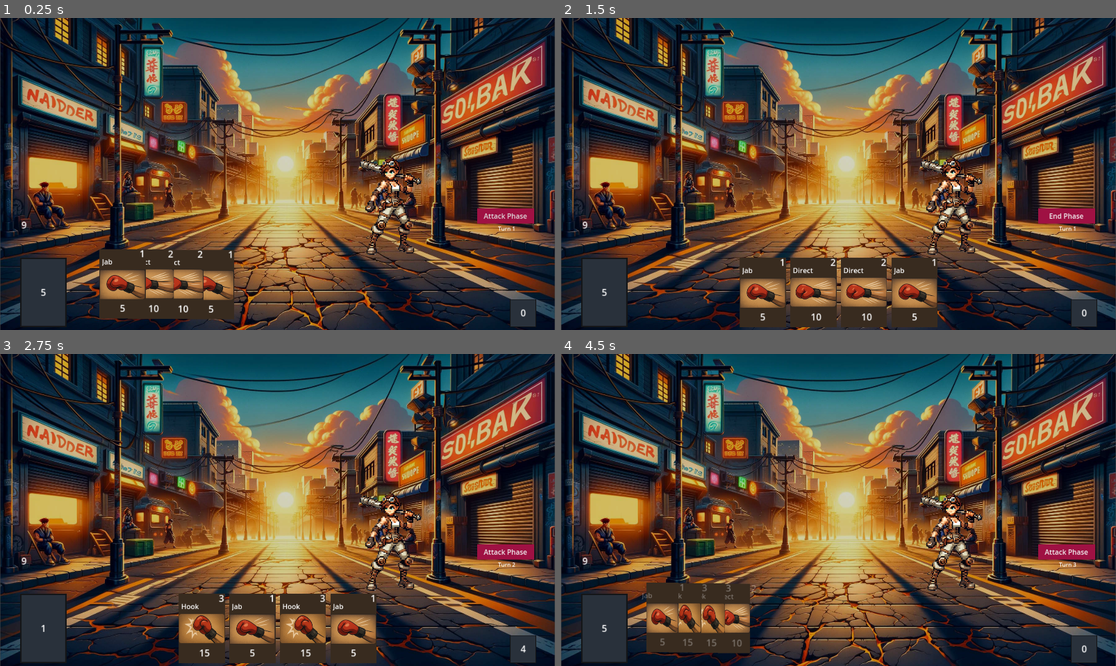
Above: before the commit, frames 1-4 (two rows, left to right).
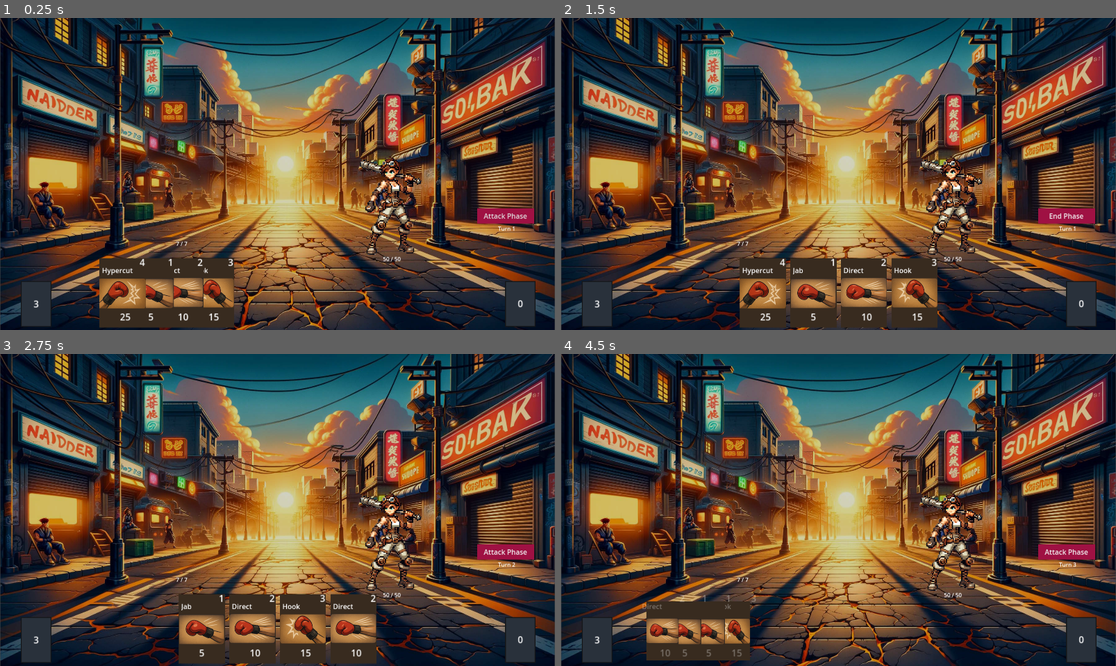
Above: after the commit, the same moments.

Repository: MrRYC/Projet_DF
Game: Godot game, scene res://main.tscn
Same seed, same stepped clock (60 frames per second), same inputs: the game is played once before the commit and once after it.
Inputs:
- Up to frame 1 (0.25 s): no input
- Up to frame 2 (1.5 s): click "Attack Phase" at 0.5 s; click "Defensive Phase" at 1.25 s
- Up to frame 3 (2.75 s): click "End Phase" at 2 s
- Up to frame 4 (4.5 s): click "Attack Phase" at 2.75 s; click "Defensive Phase" at 3.5 s; click "End Phase" at 4.25 s

The runs differ from the first frame. In frame 1, 5.0% of the frame differs, in the area x 3-97%, y 65-100%; in frame 2, 2.7%; in frame 3, 2.6%; in frame 4, 4.6%.

Commit message:
initiate

Diff:
--- a/Scenes/Card.tscn
+++ b/Scenes/Card.tscn
@@ -9,6 +9,7 @@
 
 [sub_resource type="Animation" id="Animation_if2w2"]
 length = 0.001
+step = 0.1
 tracks/0/type = "value"
 tracks/0/imported = false
 tracks/0/enabled = true
@@ -92,6 +93,30 @@
 "transitions": PackedFloat32Array(1),
 "update": 0,
 "values": [Vector2(0.1, 1)]
+}
+tracks/7/type = "value"
+tracks/7/imported = false
+tracks/7/enabled = true
+tracks/7/path = NodePath("CardBackImage:position")
+tracks/7/interp = 1
+tracks/7/loop_wrap = true
+tracks/7/keys = {
+"times": PackedFloat32Array(0),
+"transitions": PackedFloat32Array(1),
+"update": 0,
+"values": [Vector2(0, 54)]
+}
+tracks/8/type = "value"
+tracks/8/imported = false
+tracks/8/enabled = true
+tracks/8/path = NodePath("CardFrontImage:position")
+tracks/8/interp = 1
+tracks/8/loop_wrap = true
+tracks/8/keys = {
+"times": PackedFloat32Array(0),
+"transitions": PackedFloat32Array(1),
+"update": 0,
+"values": [Vector2(0, 55)]
 }
 
 [sub_resource type="Animation" id="Animation_smd1n"]
@@ -143,7 +168,7 @@
 "times": PackedFloat32Array(0, 0.1, 0.2),
 "transitions": PackedFloat32Array(1, 1, 1),
 "update": 0,
-"values": [Vector2(1, 1), Vector2(0.1, 1), Vector2(1, 1)]
+"values": [Vector2(0.1, 0.55), Vector2(0.1, 0.55), Vector2(1, 1)]
 }
 tracks/4/type = "value"
 tracks/4/imported = false
@@ -176,10 +201,34 @@
 tracks/6/interp = 1
 tracks/6/loop_wrap = true
 tracks/6/keys = {
-"times": PackedFloat32Array(0.1, 0.2),
-"transitions": PackedFloat32Array(1, 1),
-"update": 0,
-"values": [Vector2(0.1, 1), Vector2(1, 1)]
+"times": PackedFloat32Array(0, 0.1, 0.2),
+"transitions": PackedFloat32Array(1, 1, 1),
+"update": 0,
+"values": [Vector2(0.1, 0.55), Vector2(0.1, 0.55), Vector2(1, 1)]
+}
+tracks/7/type = "value"
+tracks/7/imported = false
+tracks/7/enabled = true
+tracks/7/path = NodePath("CardBackImage:position")
+tracks/7/interp = 1
+tracks/7/loop_wrap = true
+tracks/7/keys = {
+"times": PackedFloat32Array(0, 0.1, 0.2),
+"transitions": PackedFloat32Array(1, 1, 1),
+"update": 0,
+"values": [Vector2(0, 10), Vector2(0, 25), Vector2(0, 1)]
+}
+tracks/8/type = "value"
+tracks/8/imported = false
+tracks/8/enabled = true
+tracks/8/path = NodePath("CardFrontImage:position")
+tracks/8/interp = 1
+tracks/8/loop_wrap = true
+tracks/8/keys = {
+"times": PackedFloat32Array(0, 0.1, 0.2),
+"transitions": PackedFloat32Array(1, 1, 1),
+"update": 0,
+"values": [Vector2(0, 10), Vector2(0, 25), Vector2(0, 1)]
 }
 
 [sub_resource type="AnimationLibrary" id="AnimationLibrary_c5yfh"]
@@ -189,15 +238,17 @@
 }
 
 [node name="Card" type="Node2D"]
-position = Vector2(150, 890)
+position = Vector2(150, 950)
 script = ExtResource("1_0nb81")
 
 [node name="CardFrontImage" type="Sprite2D" parent="."]
 z_index = -1
+position = Vector2(0, 55)
 scale = Vector2(0.1, 1)
 texture = ExtResource("2_yguq7")
 
 [node name="CardBackImage" type="Sprite2D" parent="."]
+position = Vector2(0, 54)
 texture = ExtResource("3_lot17")
 
 [node name="Area2D" type="Area2D" parent="."]
--- /dev/null
+++ b/Scenes/Opponent.tscn
@@ -0,0 +1,32 @@
+[gd_scene load_steps=4 format=3 uid="uid://b3vs7n1efdpym"]
+
+[ext_resource type="Script" path="res://Scripts/Opponent.gd" id="1_kivkk"]
+[ext_resource type="Texture2D" uid="uid://djo4434jycemi" path="res://Assets/Opponents/Opponent_1.png" id="2_fav6y"]
+
+[sub_resource type="CapsuleShape2D" id="CapsuleShape2D_gyqbi"]
+radius = 104.0
+height = 356.0
+
+[node name="Opponent" type="Node2D"]
+position = Vector2(1350, 650)
+script = ExtResource("1_kivkk")
+
+[node name="OpponentArea2D" type="Area2D" parent="." groups=["Opponent"]]
+collision_layer = 2
+collision_mask = 2
+
+[node name="CollisionShape2D" type="CollisionShape2D" parent="OpponentArea2D"]
+position = Vector2(1, 1)
+shape = SubResource("CapsuleShape2D_gyqbi")
+
+[node name="Sprite2D" type="Sprite2D" parent="."]
+scale = Vector2(0.372084, 0.372083)
+texture = ExtResource("2_fav6y")
+
+[node name="OpponentHealthLabel" type="RichTextLabel" parent="."]
+offset_left = -25.0
+offset_top = 170.0
+offset_right = 35.0
+offset_bottom = 196.0
+scale = Vector2(1.2, 1.2)
+text = "x / x"
--- a/Scripts/BattleManager.gd
+++ b/Scripts/BattleManager.gd
@@ -8,11 +8,10 @@
 
 #variables de référence vers un autre Node
 @onready var phase_button_ref = $"../UserInterface/PhaseButton"
-@onready var card_manager_ref = $"../CardManager"
 @onready var player_hand_ref = $"../PlayerHand"
 @onready var deck_pile_ref = $"../DeckPile"
 @onready var discard_pile_ref = $"../DiscardPile"
-@onready var player_health_label_ref = $"../UserInterface/PlayerHealthLabel"
+@onready var combat_zone_ref = $"../CombatZone"
 
 #variables du script
 var is_attack_phase = true
@@ -21,7 +20,8 @@
 var current_phase = "Attack Phase"
 var max_hand_size = START_HAND_SIZE
 var nb_turn = 1
-var player_health = 0
+var player_max_health
+var current_player_health
 
 # Called when the node enters the scene tree for the first time.
 func _ready() -> void:
@@ -30,10 +30,12 @@
 
 	#Player Health equals to all the players cards (deck + hand + discard)
 	count_player_card_in_game()
-	player_health_label_ref.text = str(player_health)
+	player_max_health = current_player_health
+	$"../UserInterface/PlayerHealthLabel".text = str(current_player_health, " / ", player_max_health)
 
 func _on_phase_button_pressed() -> void:
 	if is_attack_phase == true:
+		combat_zone_ref.execute_actions()
 		defensive_phase()
 	elif is_defensive_phase == true:
 		end_phase()
@@ -51,7 +53,7 @@
 	player_hand_ref.discard_hand()
 
 func count_player_card_in_game():
-	player_health = deck_pile_ref.player_deck.size() + player_hand_ref.player_hand.size() + discard_pile_ref.player_discard.size()
+	current_player_health = deck_pile_ref.player_deck.size() + player_hand_ref.player_hand.size() + discard_pile_ref.player_discard.size()
 
 func attack_phase():
 	current_phase = "Attack Phase"
--- a/Scripts/Card.gd
+++ b/Scripts/Card.gd
@@ -7,6 +7,8 @@
 var starting_position #position de départ de la carte utilisée dans la funct update_hand_positions du script PlayerHand
 var card_name
 #var card_type
+var is_in_combat = false
+var target
 
 # Called when the node enters the scene tree for the first time.
 func _ready() -> void:
--- a/Scripts/CardManager.gd
+++ b/Scripts/CardManager.gd
@@ -7,9 +7,8 @@
 
 #variables de référence vers un autre Node
 @onready var player_hand_ref = $"../PlayerHand"
+@onready var combat_zone_ref = $"../CombatZone"
 @onready var input_manager_ref = $"../InputManager"
-@onready var discard_pile_ref = $"../DiscardPile"
-@onready var opponent_ref = $"../Opponent"
 
 #variables du script
 var screen_size
@@ -33,25 +32,34 @@
 func finish_drag():
 	card_being_dragged.scale = Vector2(1.05,1.05)
 
-	#var card_is_played = is_card_played(card_being_dragged)
-	var card_played = is_a_card_played(card_being_dragged)
+	var opponent_targeted = is_a_opponent_targeted(card_being_dragged)
 
-	if card_played:
-		apply_card_effect(card_being_dragged, opponent_ref)
+	if card_being_dragged.is_in_combat:
+		card_being_dragged.is_in_combat = false
+		card_being_dragged.target = null
+		standard_card_resize(card_being_dragged)
+		combat_zone_ref.remove_card_from_combat_zone(card_being_dragged)
+		player_hand_ref.add_card_to_hand(card_being_dragged, DEFAULT_CARD_MOVE_SPEED)
+	elif opponent_targeted:
+		card_being_dragged.target = opponent_targeted
+		card_being_dragged.is_in_combat = true
+		combat_zone_resize(card_being_dragged)
 		player_hand_ref.remove_card_from_hand(card_being_dragged)
-		discard_pile_ref.add_card_to_discard(card_being_dragged)
+		combat_zone_ref.add_card_to_combat_zone(card_being_dragged, DEFAULT_CARD_MOVE_SPEED)
 	else:
 		player_hand_ref.add_card_to_hand(card_being_dragged, DEFAULT_CARD_MOVE_SPEED)
 
 	card_being_dragged = null
 
 func highlight_card(card, hovered):
+	if card.is_in_combat:
+		return
+
 	if hovered:
 		card.scale = Vector2(1.05,1.05)
 		card.z_index = 2
 	else:
-		card.scale = Vector2(1,1)
-		card.z_index = 1
+		standard_card_resize(card)
 
 func is_a_card_selected():
 	var space_state = get_world_2d().direct_space_state
@@ -67,7 +75,7 @@
 		return get_upfront_card(result)
 	return null
 
-func is_a_card_played(card):
+func is_a_opponent_targeted(card):
 	#var play_zone_y = 600 # par exemple si la carte est relâchée assez haut dans l’écran
 	#return card.position.y < play_zone_y
 	var space_state = get_world_2d().direct_space_state
@@ -80,13 +88,9 @@
 
 	for result in results:
 		if result.collider.is_in_group("Opponent"):
-			print(">>> Carte jouée sur ennemi détectée : ", result.collider.name)
+			#print(">>> Carte jouée sur ennemi détectée : ", result.collider.name)
 			return result.collider
 	return null
-
-func apply_card_effect(card, opponent):
-	var attack = int(card.get_node("Attack").text) # ou card.attack si tu veux le stocker
-	opponent.take_damage(attack)
 
 func get_upfront_card(cards):
 	var highest_z_card = cards[0].collider.get_parent()
@@ -98,6 +102,14 @@
 			highest_z_card = current_card
 			highest_z_index = current_card.z_index
 	return highest_z_card
+
+func combat_zone_resize(card):
+	card.scale = Vector2(0.6, 0.6)
+	card.z_index = 0 # en combat, tu veux qu’elles ne soient pas au-dessus des cartes en main
+
+func standard_card_resize(card):
+	card.scale = Vector2(1, 1)
+	card.z_index = 1
 
 ###########################################################################
 #                           CONNEXION DES SIGNAUX                         #
--- /dev/null
+++ b/Scripts/CombatZone.gd
@@ -0,0 +1,48 @@
+extends Node2D
+
+#constantes
+const COMBAT_ZONE_X_POSITION = 150
+const DEFAULT_CARD_MOVE_SPEED = 0.1
+
+#variables de référence
+@onready var card_manager_ref = $"../CardManager"
+@onready var discard_pile_ref = $"../DiscardPile"
+@onready var opponent_ref = $"../Opponent"
+
+#variables du script
+var combat_zone = []
+
+func add_card_to_combat_zone(card, speed):
+	if card not in combat_zone:
+		combat_zone.insert(0, card)
+		update_combat_zone_positions(speed)
+
+func remove_card_from_combat_zone(card):
+	if card in combat_zone:
+		combat_zone.erase(card)
+		update_combat_zone_positions(DEFAULT_CARD_MOVE_SPEED)
+
+func update_combat_zone_positions(speed):
+	var combat_zone_y_position = 150
+	for i in range(combat_zone.size()-1, -1, -1): #-1, -1, -1 permet de lire le tableau en sens inverse
+		var new_position = Vector2(COMBAT_ZONE_X_POSITION, combat_zone_y_position)
+		var card = combat_zone[i]
+		card.starting_position = new_position
+		animate_card_to_position(card, new_position, speed)
+		combat_zone_y_position += 100
+
+func animate_card_to_position(card, new_position, speed):
+	var tween = get_tree().create_tween()
+	tween.tween_property(card, "position", new_position, speed)
+
+func execute_actions():
+	for  i in range(combat_zone.size()):
+		var card = combat_zone[i]
+		apply_card_effect(card, card.target)
+		discard_pile_ref.add_card_to_discard(card)
+
+	combat_zone.clear()
+
+func apply_card_effect(card, opponent):
+	var attack = int(card.get_node("Attack").text) # ou card.attack si tu veux le stocker
+	opponent_ref.take_damage(attack)
--- a/Scripts/Deck.gd
+++ b/Scripts/Deck.gd
@@ -14,7 +14,7 @@
 
 
 #variable du deck du joueur
-var player_deck = ["Jab_Card", "Jab_Card", "Jab_Card", "Jab_Card", "Direct_Card", "Direct_Card", "Hook_Card", "Hook_Card", "Hypercut_Card"]
+var player_deck = ["Jab_Card", "Jab_Card", "Jab_Card", "Direct_Card", "Direct_Card", "Hook_Card", "Hypercut_Card"]
 
 
 # Called when the node enters the scene tree for the first time.
--- a/Scripts/InputManager.gd
+++ b/Scripts/InputManager.gd
@@ -21,17 +21,15 @@
 func raycast_at_cursor():
 	var space_state = get_world_2d().direct_space_state
 	var parameters = PhysicsPointQueryParameters2D.new()
-
 	parameters.position = get_global_mouse_position()
 	parameters.collide_with_areas = true
-
 	var result = space_state.intersect_point(parameters)
 
 	if result.size() > 0:
 		var result_collision_mask = result[0].collider.collision_mask
-
-		if result_collision_mask == COLLISION_MASK_CARD:
-			#test le clic (collision) sur les cartes
+		if result_collision_mask == COLLISION_MASK_CARD: #test le clic sur les cartes (COLLISION_MASK_CARD = 1)
 			var card_found = result[0].collider.get_parent()
 			if card_found:
 				card_manager_ref.start_drag(card_found)
+		elif result_collision_mask == COLLISION_MASK_PILE: #test le clic sur les cartes (COLLISION_MASK_PILE = 4)
+			print("Je clique sur une pile")
--- a/Scripts/Opponent.gd
+++ b/Scripts/Opponent.gd
@@ -1,11 +1,14 @@
 extends Node2D
 
 var max_health = 50
-var current_health = 50
+var current_health = max_health
+
+func _ready():
+	$OpponentHealthLabel.text = str(current_health, " / ", max_health)
 
 func take_damage(amount):
 	current_health -= amount
-	print("Ennemi prend", amount, "dégâts. HP restants :", current_health)
+	$OpponentHealthLabel.text = str(current_health, " / ", max_health)
 	if current_health <= 0:
 		die()
 
--- a/Scripts/PlayerHand.gd
+++ b/Scripts/PlayerHand.gd
@@ -11,7 +11,6 @@
 #variables du script
 @onready var center_screen_x = get_viewport().size.x / 2
 var player_hand = []
-var battle_timer
 
 func add_card_to_hand(card, speed):
 	if card not in player_hand:
@@ -24,9 +23,6 @@
 	if card in player_hand:
 		player_hand.erase(card)
 		update_hand_positions(DEFAULT_CARD_MOVE_SPEED)
-		print("Carte retirée de la main :", card.card_name)
-	else:
-		print("Tentative de retirer une carte absente :", card)
 
 func discard_hand():
 	for card in player_hand:
--- a/main.tscn
+++ b/main.tscn
@@ -8,21 +8,17 @@
 [ext_resource type="Script" path="res://Scripts/Discard.gd" id="6_x6f8x"]
 [ext_resource type="Script" path="res://Scripts/BattleManager.gd" id="7_ralk2"]
 [ext_resource type="Texture2D" uid="uid://b4hfvayhylgoh" path="res://Assets/Background.jpg" id="8_vtuuf"]
-[ext_resource type="Script" path="res://Scripts/Opponent.gd" id="9_ki6wr"]
-[ext_resource type="Texture2D" uid="uid://djo4434jycemi" path="res://Assets/Opponents/Opponent_1.png" id="10_1nnhb"]
+[ext_resource type="PackedScene" uid="uid://b3vs7n1efdpym" path="res://Scenes/Opponent.tscn" id="9_j143v"]
+[ext_resource type="Script" path="res://Scripts/CombatZone.gd" id="10_65qkc"]
 
 [sub_resource type="RectangleShape2D" id="RectangleShape2D_lgb7f"]
-size = Vector2(160, 239)
+size = Vector2(106, 158)
 
 [sub_resource type="RectangleShape2D" id="RectangleShape2D_hf4xv"]
-size = Vector2(90, 95)
+size = Vector2(104, 155)
 
 [sub_resource type="StyleBoxFlat" id="StyleBoxFlat_bcfpu"]
 bg_color = Color(0.622903, 0.0662068, 0.261057, 1)
-
-[sub_resource type="CapsuleShape2D" id="CapsuleShape2D_gyqbi"]
-radius = 104.0
-height = 356.0
 
 [node name="Main" type="Node2D"]
 
@@ -45,17 +41,19 @@
 collision_mask = 4
 
 [node name="CollisionShape2D" type="CollisionShape2D" parent="DeckPile/Area2D"]
-position = Vector2(0, 0.5)
+position = Vector2(-25, 40)
 shape = SubResource("RectangleShape2D_lgb7f")
 
 [node name="Sprite2D" type="Sprite2D" parent="DeckPile"]
+position = Vector2(-25, 40)
+scale = Vector2(0.6625, 0.6625)
 texture = ExtResource("5_73sli")
 
 [node name="DeckCardCountLabel" type="RichTextLabel" parent="DeckPile"]
-offset_left = -9.0
-offset_top = -24.0
-offset_right = 29.0
-offset_bottom = 7.0
+offset_left = -34.0
+offset_top = 16.0
+offset_right = 6.0
+offset_bottom = 46.0
 scale = Vector2(2, 2)
 text = "0"
 
@@ -69,20 +67,20 @@
 collision_mask = 4
 
 [node name="CollisionShape2D" type="CollisionShape2D" parent="DiscardPile/Area2D"]
-position = Vector2(35, 71.5)
+position = Vector2(25, 39.5)
 shape = SubResource("RectangleShape2D_hf4xv")
 
 [node name="Sprite2D" type="Sprite2D" parent="DiscardPile"]
 z_index = -2
-position = Vector2(34.5, 72)
-scale = Vector2(0.56875, 0.4)
+position = Vector2(25, 40)
+scale = Vector2(0.65625, 0.658333)
 texture = ExtResource("5_73sli")
 
 [node name="DiscardCardCountLabel" type="RichTextLabel" parent="DiscardPile"]
-offset_left = 26.0
-offset_top = 47.0
-offset_right = 58.0
-offset_bottom = 73.0
+offset_left = 16.0
+offset_top = 15.0
+offset_right = 48.0
+offset_bottom = 41.0
 scale = Vector2(2, 2)
 text = "0"
 
@@ -101,12 +99,12 @@
 metadata/_edit_lock_ = true
 
 [node name="PlayerHealthLabel" type="RichTextLabel" parent="UserInterface"]
-offset_left = 74.0
-offset_top = 693.0
-offset_right = 151.0
-offset_bottom = 727.0
-scale = Vector2(2, 2)
-text = "0"
+offset_left = 609.0
+offset_top = 767.0
+offset_right = 673.0
+offset_bottom = 793.0
+scale = Vector2(1.2, 1.2)
+text = "x / x"
 
 [node name="TurnLabel" type="RichTextLabel" parent="UserInterface"]
 offset_left = 1723.0
@@ -135,20 +133,9 @@
 theme_override_styles/normal = SubResource("StyleBoxFlat_bcfpu")
 text = "Attack Phase"
 
-[node name="Opponent" type="Node2D" parent="."]
-position = Vector2(1350, 650)
-script = ExtResource("9_ki6wr")
+[node name="Opponent" parent="." instance=ExtResource("9_j143v")]
 
-[node name="OpponentArea2D" type="Area2D" parent="Opponent" groups=["Opponent"]]
-collision_layer = 2
-collision_mask = 2
-
-[node name="CollisionShape2D" type="CollisionShape2D" parent="Opponent/OpponentArea2D"]
-position = Vector2(1, 1)
-shape = SubResource("CapsuleShape2D_gyqbi")
-
-[node name="Sprite2D" type="Sprite2D" parent="Opponent"]
-scale = Vector2(0.372084, 0.372083)
-texture = ExtResource("10_1nnhb")
+[node name="CombatZone" type="Node2D" parent="."]
+script = ExtResource("10_65qkc")
 
 [connection signal="pressed" from="UserInterface/PhaseButton" to="BattleManager" method="_on_phase_button_pressed"]
Not shown: 1 places in main.tscn that only renumber resources
